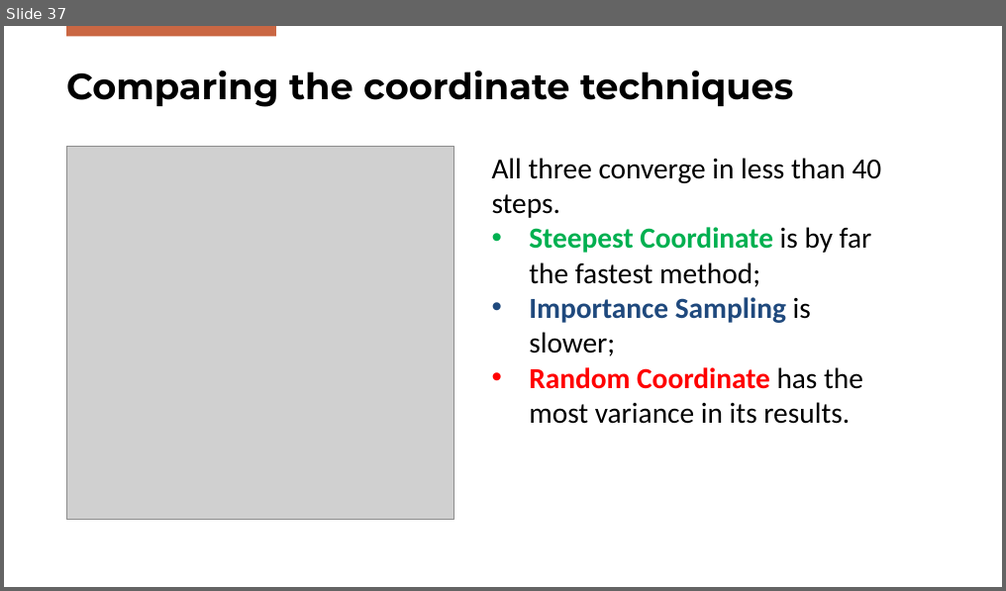
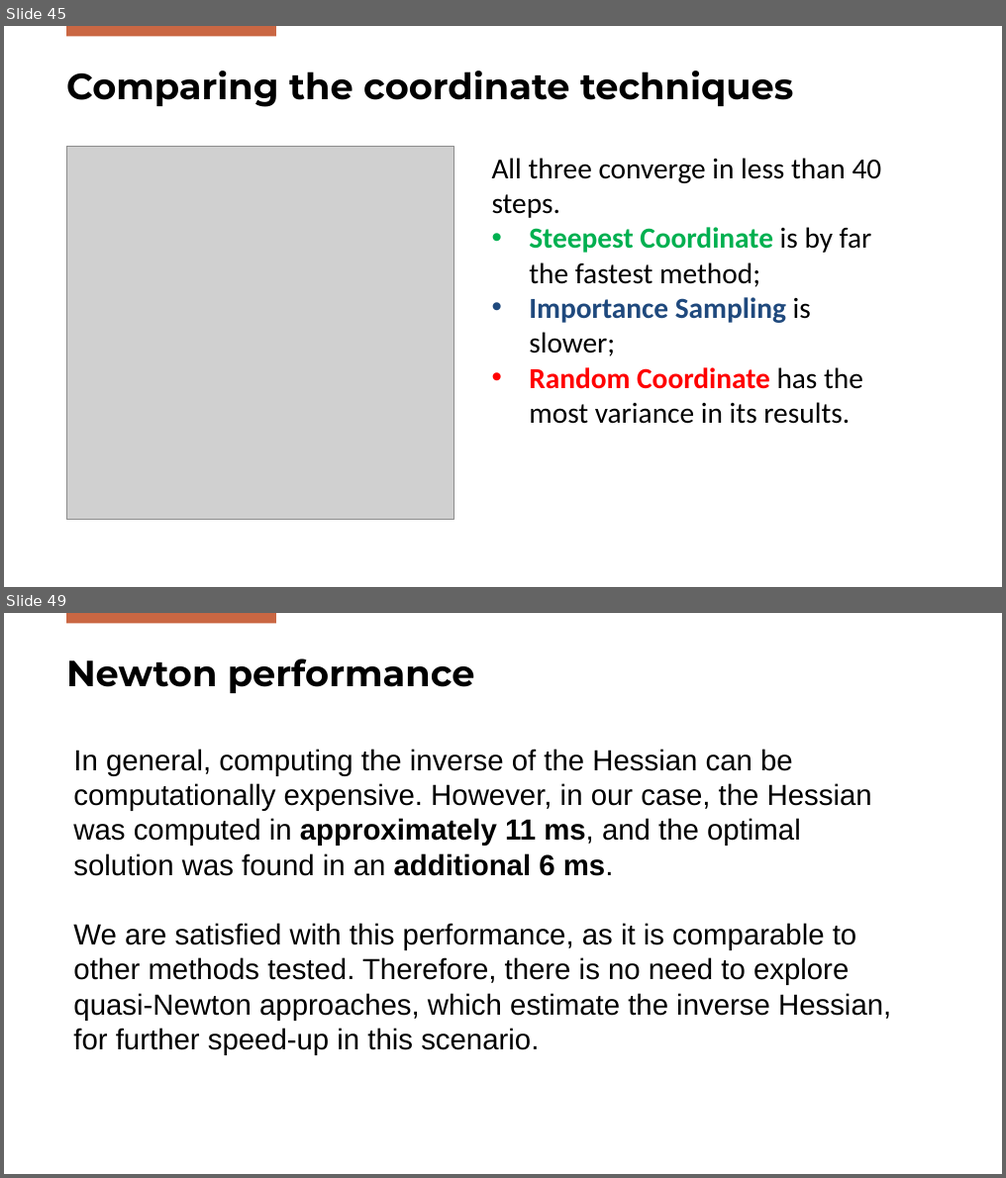
Before and after one commit to FilippoBolis/OptimizationProject_2025, a slide deck: Ppt/Optimization.pptx. Shown one above the other, each under a label of ours: slide 37 before the commit, slides 45 and 49 after it; the slides between them are not shown. The pictures are 1006x591 and 1006x1178 pixels, drawn with LibreOffice and Linux fonts; fonts in the diff are those of the drawing; grey boxes stand for pictures; background and template pictures are left out. Boxes give left, top, right and bottom in pixels: in the first picture for what was removed or moved away, otherwise in the second. Text is boxed around its words. In the diff, an @@ line names an element or a change of style, - is before the commit and + after.

```diff
--- a/Ppt/Optimization.pptx
+++ b/Ppt/Optimization.pptx
@@ slide 49 added at (4, 613, 1002, 1174), background #FFFFFF; not listed: 1 template element that a slide beside it also shows @@
@@ title added at (66, 659, 475, 693), 35 pt, text #000000, bold @@
+Newton performance
@@ text added at (73, 749, 891, 1056), 28 pt, text #000000 @@
+In general, computing the inverse of the Hessian can be computationally expensive. However, in our case, the Hessian was computed in approximately 11 ms, and the optimal solution was found in an additional 6 ms.
+We are satisfied with this performance, as it is comparable to other methods tested. Therefore, there is no need to explore quasi-Newton approaches, which estimate the inverse Hessian, for further speed-up in this scenario.
@@ what was slide 37 is now slide 45 @@
```
Also in this commit, not shown: 13 other slides added, 1 slide removed, 1 other file.
